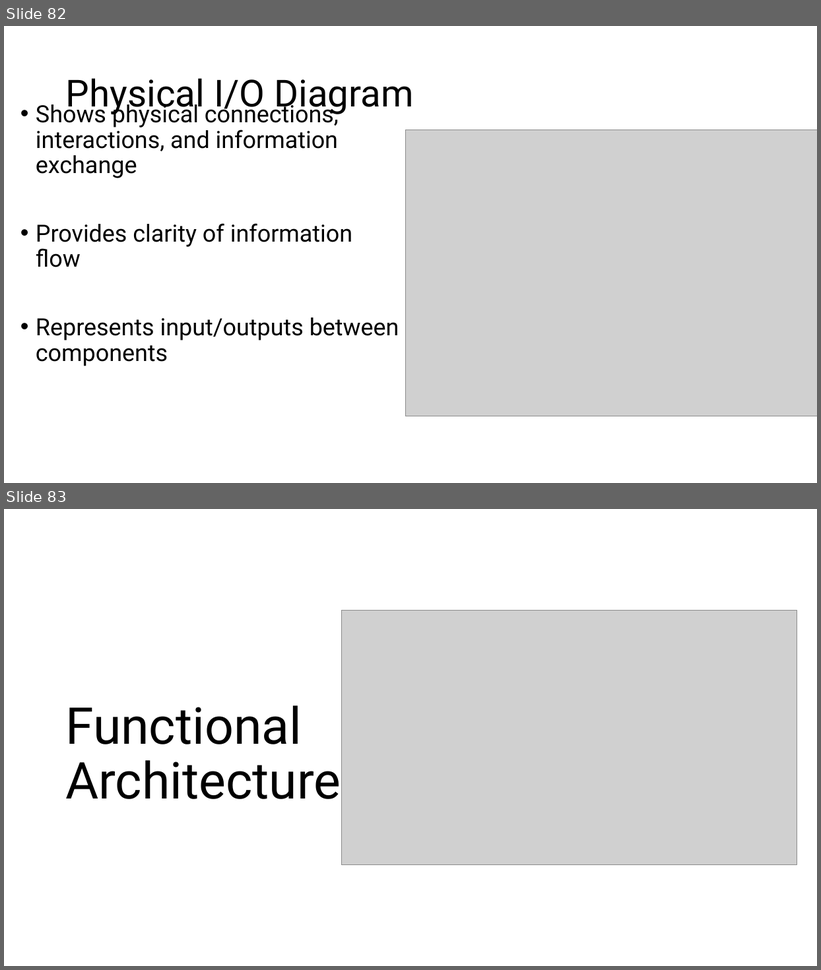
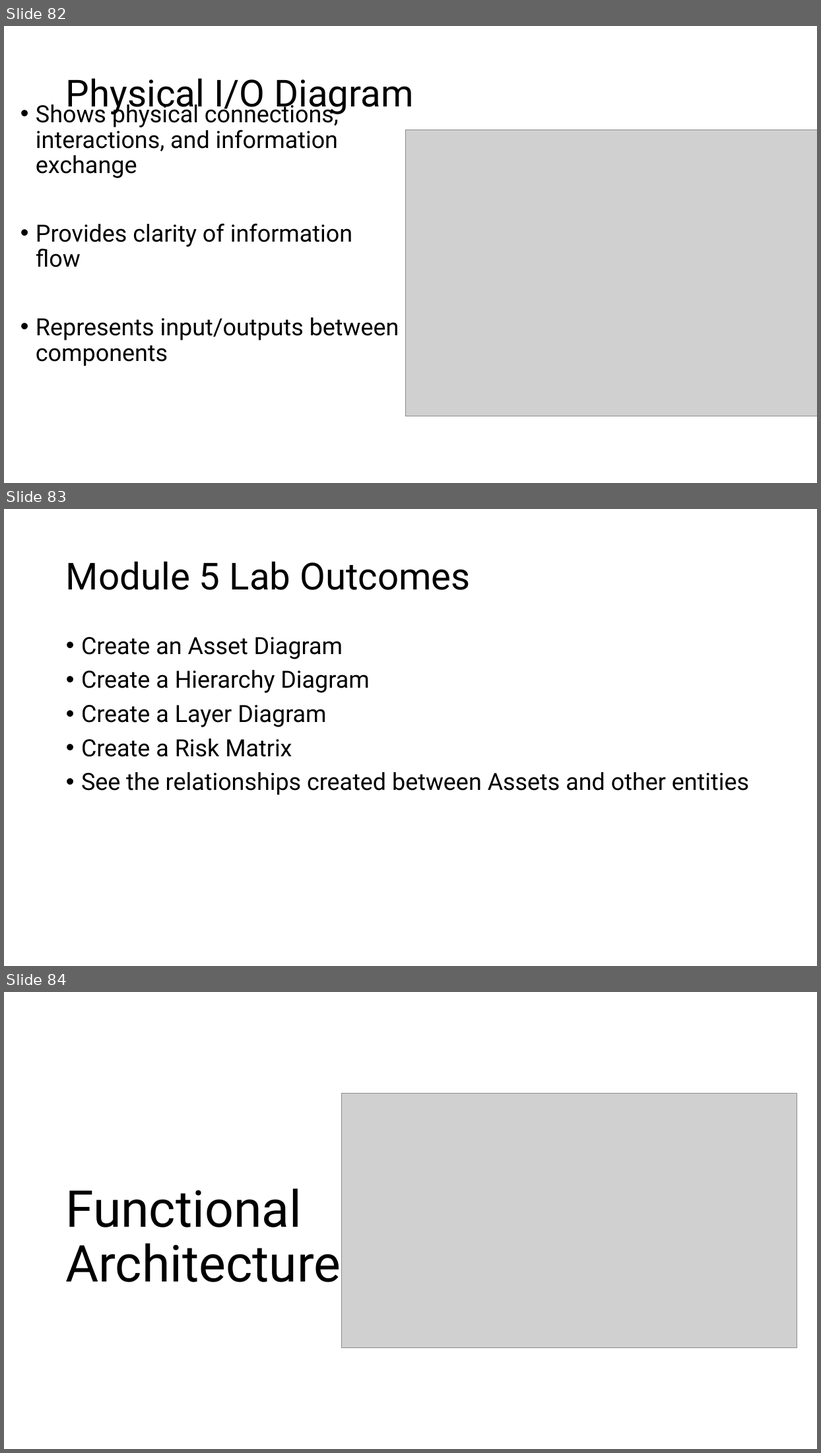
Before and after one commit to srudder16/Lifecycle_Modeling, a slide deck: 2025_WSRC/2026 WSRC Tutorial.pptx. Shown one above the other, each under a label of ours: slides 82 and 83 before the commit, slides 82, 83 and 84 after it. The pictures are 821x970 and 821x1453 pixels, drawn with LibreOffice and Linux fonts; fonts in the diff are those of the drawing; grey boxes stand for pictures. Boxes give left, top, right and bottom in pixels: in the first picture for what was removed or moved away, otherwise in the second. Text is boxed around its words. In the diff, an @@ line names an element or a change of style, - is before the commit and + after.

```diff
--- a/2025_WSRC/2026 WSRC Tutorial.pptx
+++ b/2025_WSRC/2026 WSRC Tutorial.pptx
@@ slide 83 added at (4,509,817,966), background #FFFFFF @@
@@ title added at (66,561,471,590), 44 pt, text #000000 @@
+Module 5 Lab Outcomes
@@ text added at (81,637,749,795), 28 pt, text #000000 @@
+• Create an Asset Diagram
+• Create a Hierarchy Diagram
+• Create a Layer Diagram
+• Create a Risk Matrix
+• See the relationships created between Assets and other entities
@@ what was slide 83 is now slide 84 @@
```
Also in this commit, not shown: 4 slides changed, 5 other slides added, 4 slides removed, 1 other file.
